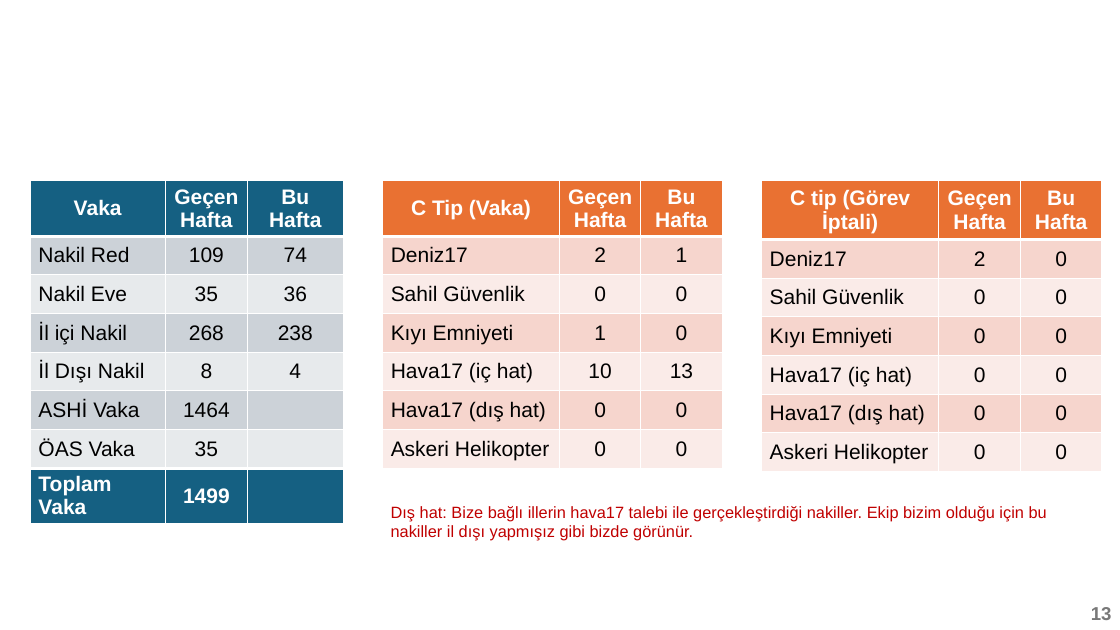
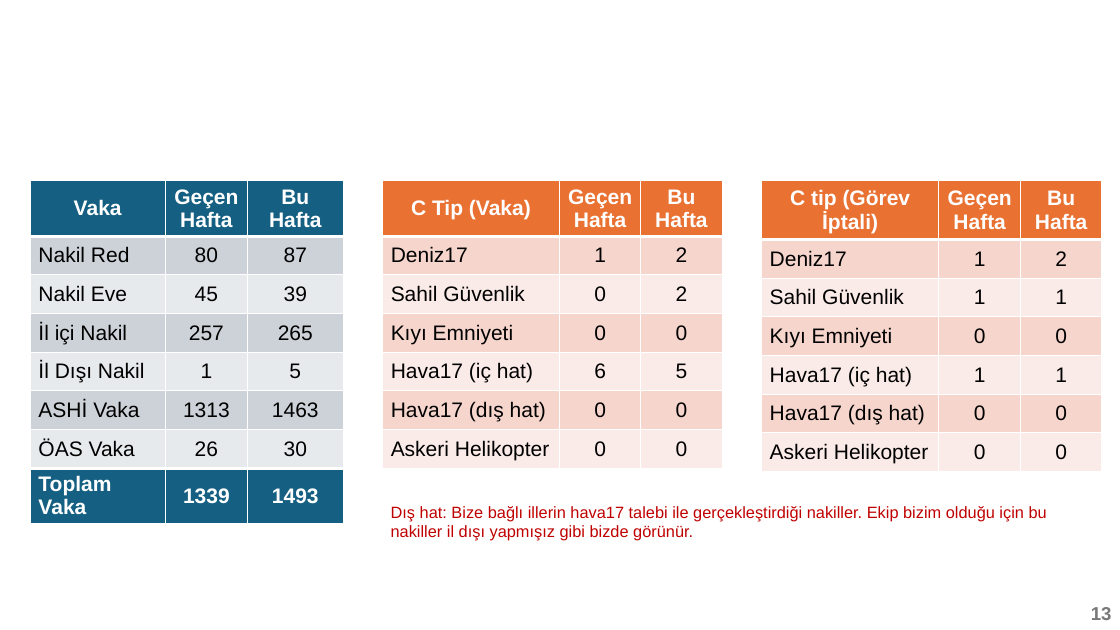
Before and after one commit to Canakkale112AcilSaglik/iasb, a slide deck: slide 13 of bulten-template.pptx. Drawn at 1120x630 pixels with LibreOffice and Linux fonts; fonts in the diff are those of the drawing; background and template pictures are left out. Boxes give left, top, right and bottom in pixels: in the first picture for what was removed or moved away, otherwise in the second. Text is boxed around its words. In the diff, an @@ line names an element or a change of style, - is before the commit and + after.

```diff
--- a/bulten-template.pptx
+++ b/bulten-template.pptx
@@ table at (30, 181, 344, 530) @@
-row 2, column 2: 109
+row 2, column 2: 80
-row 2, column 3: 74
+row 2, column 3: 87
-row 3, column 2: 35
+row 3, column 2: 45
-row 3, column 3: 36
+row 3, column 3: 39
-row 4, column 2: 268
+row 4, column 2: 257
-row 4, column 3: 238
+row 4, column 3: 265
-row 5, column 2: 8
+row 5, column 2: 1
-row 5, column 3: 4
+row 5, column 3: 5
-row 6, column 2: 1464
+row 6, column 2: 1313
-row 6, column 3: 
+row 6, column 3: 1463
-row 7, column 2: 35
+row 7, column 2: 26
-row 7, column 3: 
+row 7, column 3: 30
-row 8, column 2: 1499
+row 8, column 2: 1339
-row 8, column 3: 
+row 8, column 3: 1493
@@ table at (382, 181, 723, 471) @@
-row 2, column 2: 2
+row 2, column 2: 1
-row 2, column 3: 1
+row 2, column 3: 2
-row 3, column 3: 0
+row 3, column 3: 2
-row 4, column 2: 1
+row 4, column 2: 0
-row 5, column 2: 10
+row 5, column 2: 6
-row 5, column 3: 13
+row 5, column 3: 5
@@ table at (761, 181, 1102, 471) @@
-row 2, column 2: 2
+row 2, column 2: 1
-row 2, column 3: 0
+row 2, column 3: 2
-row 3, column 2: 0
+row 3, column 2: 1
-row 3, column 3: 0
+row 3, column 3: 1
-row 5, column 2: 0
+row 5, column 2: 1
-row 5, column 3: 0
+row 5, column 3: 1
```
Also in this commit, not shown: 11 other slides changed, 1 other file.
